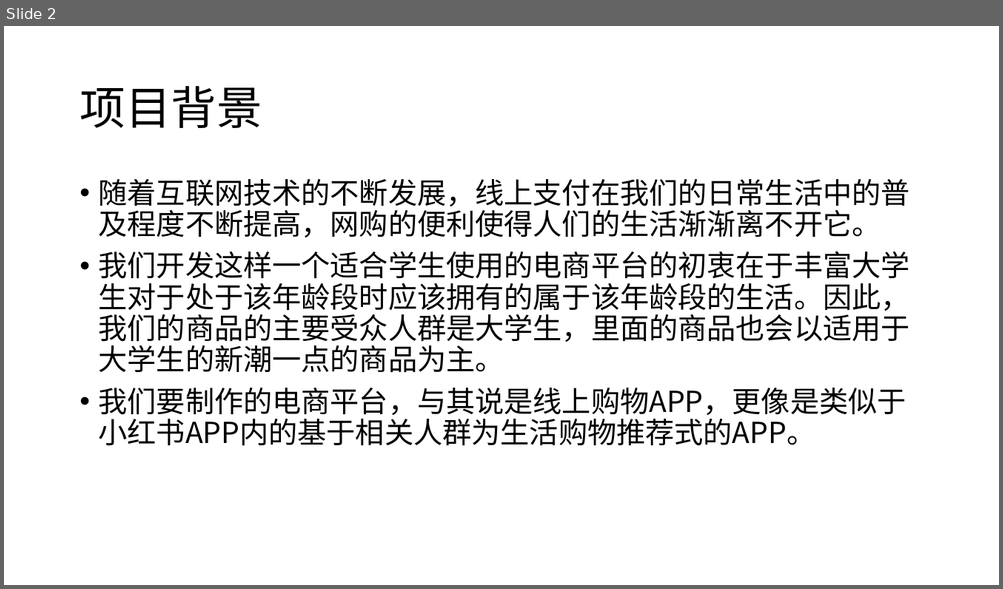
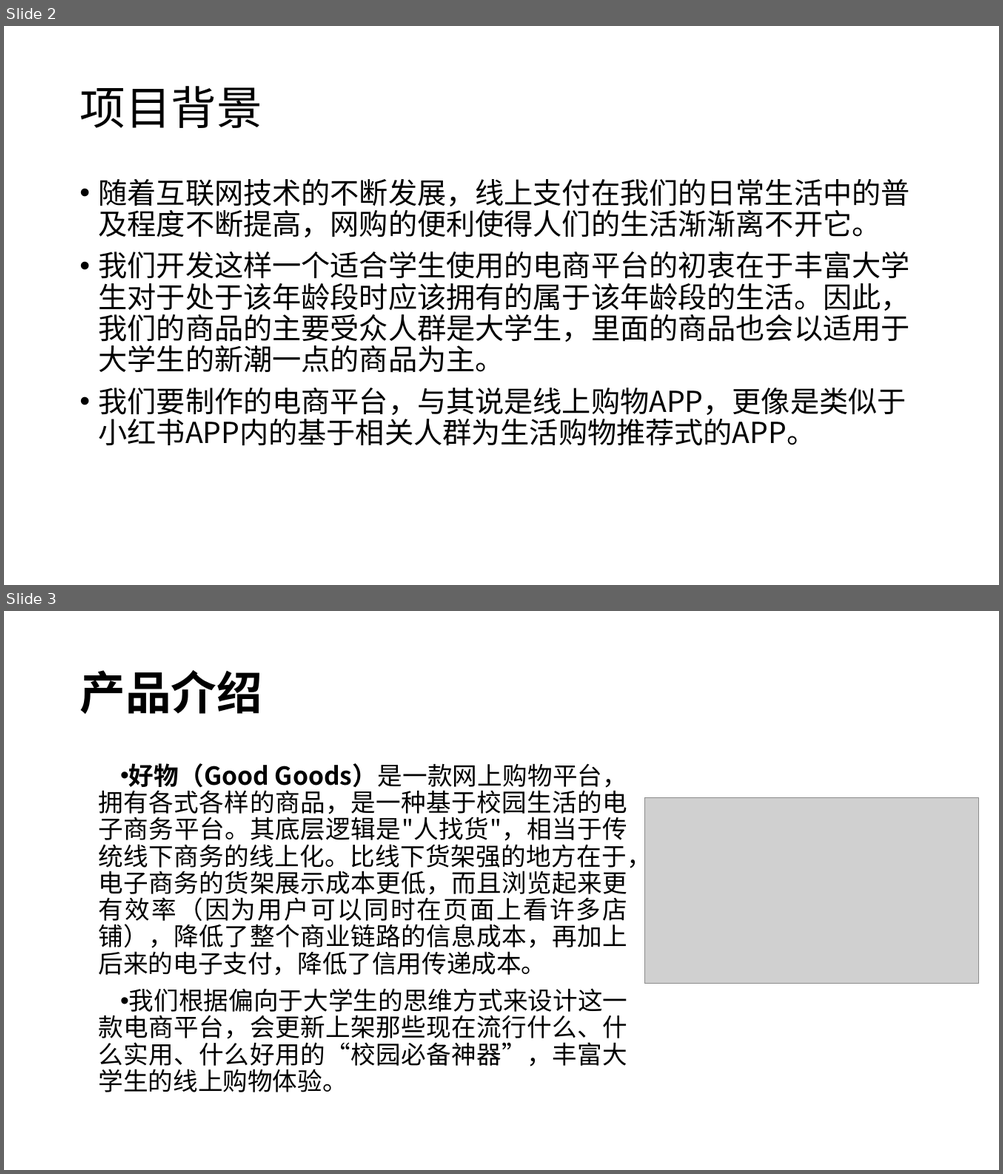
Before and after one commit to Android-Good-Goods/-, a slide deck: design/好物.pptx. Shown one above the other, each under a label of ours: slide 2 before the commit, slides 2 and 3 after it. The pictures are 1003x589 and 1003x1174 pixels, drawn with LibreOffice and Linux fonts; fonts in the diff are those of the drawing; grey boxes stand for pictures. Boxes give left, top, right and bottom in pixels: in the first picture for what was removed or moved away, otherwise in the second. Text is boxed around its words. In the diff, an @@ line names an element or a change of style, - is before the commit and + after.

```diff
--- a/design/好物.pptx
+++ b/design/好物.pptx
@@ slide 3 added at box(4, 611, 999, 1170), background #FFFFFF @@
@@ title added at box(79, 670, 262, 714), 44 pt, text #000000, bold @@
+产品介绍
@@ text added at box(99, 763, 652, 1093), 24 pt, text #000000 @@
+• 好物（Good Goods）是一款网上购物平台，拥有各式各样的商品，是一种基于校园生活的电子商务平台。其底层逻辑是"人找货"，相当于传统线下商务的线上化。比线下货架强的地方在于，电子商务的货架展示成本更低，而且浏览起来更有效率（因为用户可以同时在页面上看许多店铺），降低了整个商业链路的信息成本，再加上后来的电子支付，降低了信用传递成本。
+• 我们根据偏向于大学生的思维方式来设计这一款电商平台，会更新上架那些现在流行什么、什么实用、什么好用的“校园必备神器”，丰富大学生的线上购物体验。
@@ picture added at box(645, 798, 979, 984) @@
```
Also in this commit, not shown: 3 slides changed, 12 other slides added.
